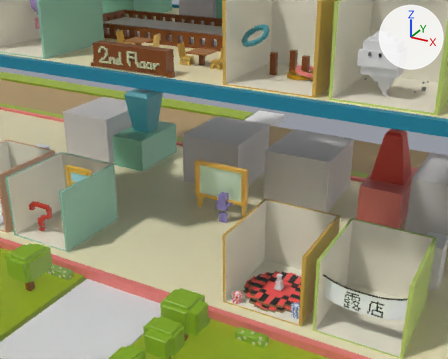
An edit to the glTF model models/souzou7.glb, drawn before and after from the same camera.
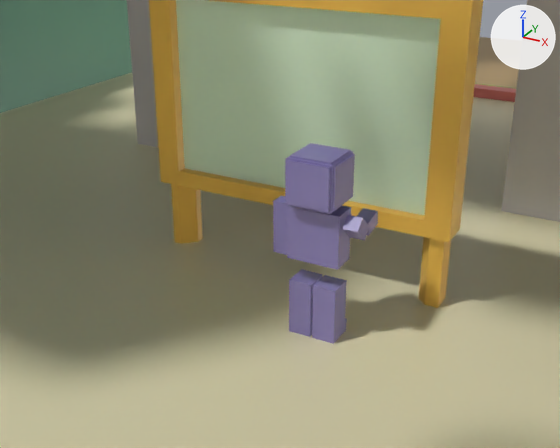
Each version is shown from a 50 mm lens placed at (32.01, -57.14, 30.28), pointed at (0.24, 0.64, 1.39), then close up from a 50 mm lens placed at (6.37, -12.06, 4.45), pointed at (0.13, -0.72, -1.22). The axes (+X, +Y, +Z) are drawn at upper right. The lights are the same throughout. Where no turn or scale is listed for an object, it has been applied to the vertices.

The first close-up shows '1_11', '1_12', '1_men', 'F1', 'hito', 'monitor', '立方体.001'.
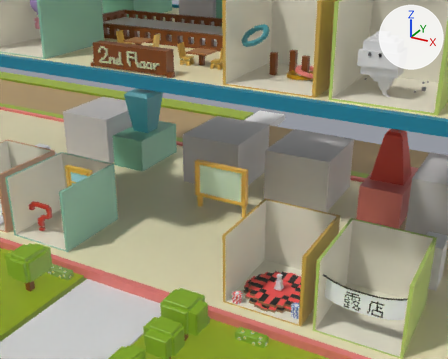
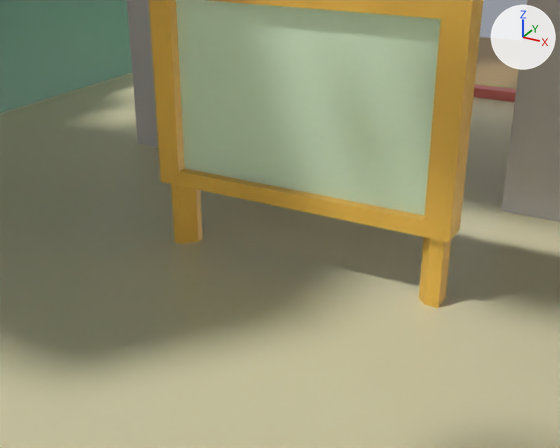
Commit message: souzou7:人消した

The change in detail:
Object 'hito' (ob_hito) is deleted.

Where the change shows, as pixel boxes [x1, y1, x2, y2] in the close-ups (560 x 448 px):
'hito', deleted: before [273, 143, 378, 344]
